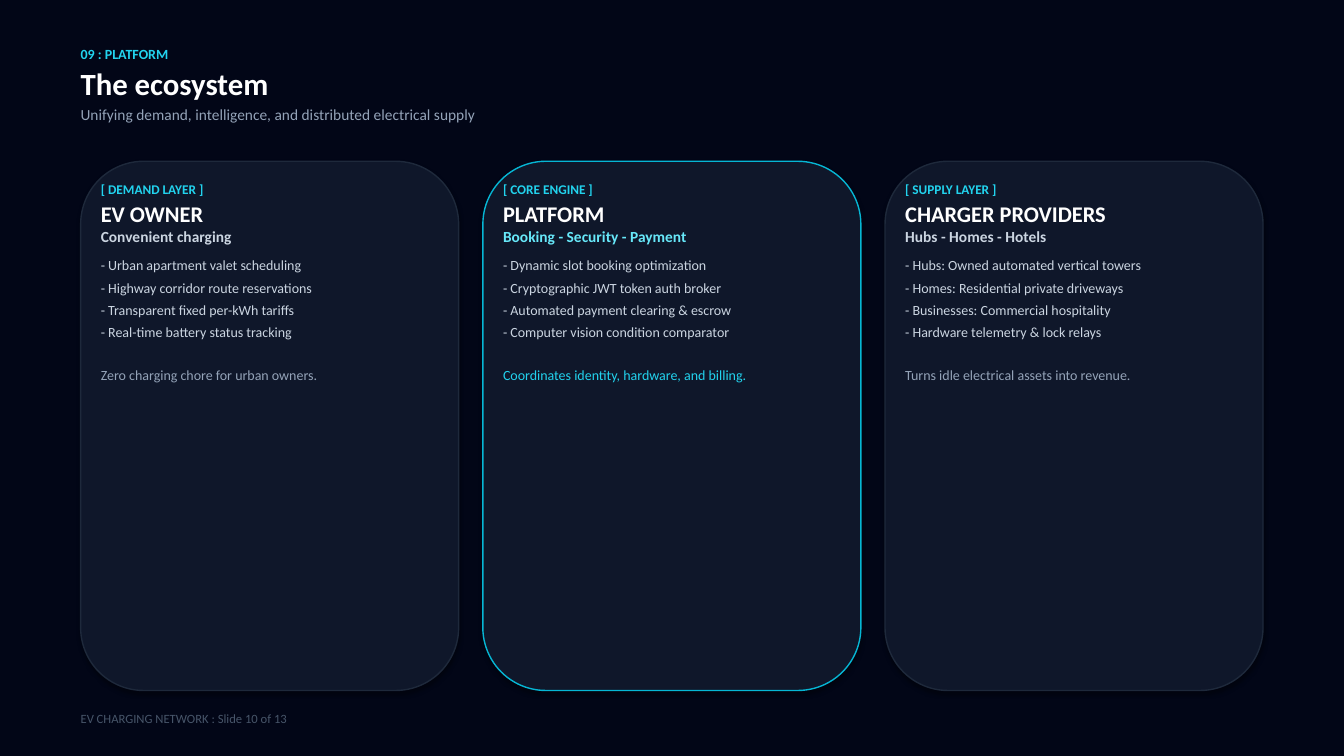
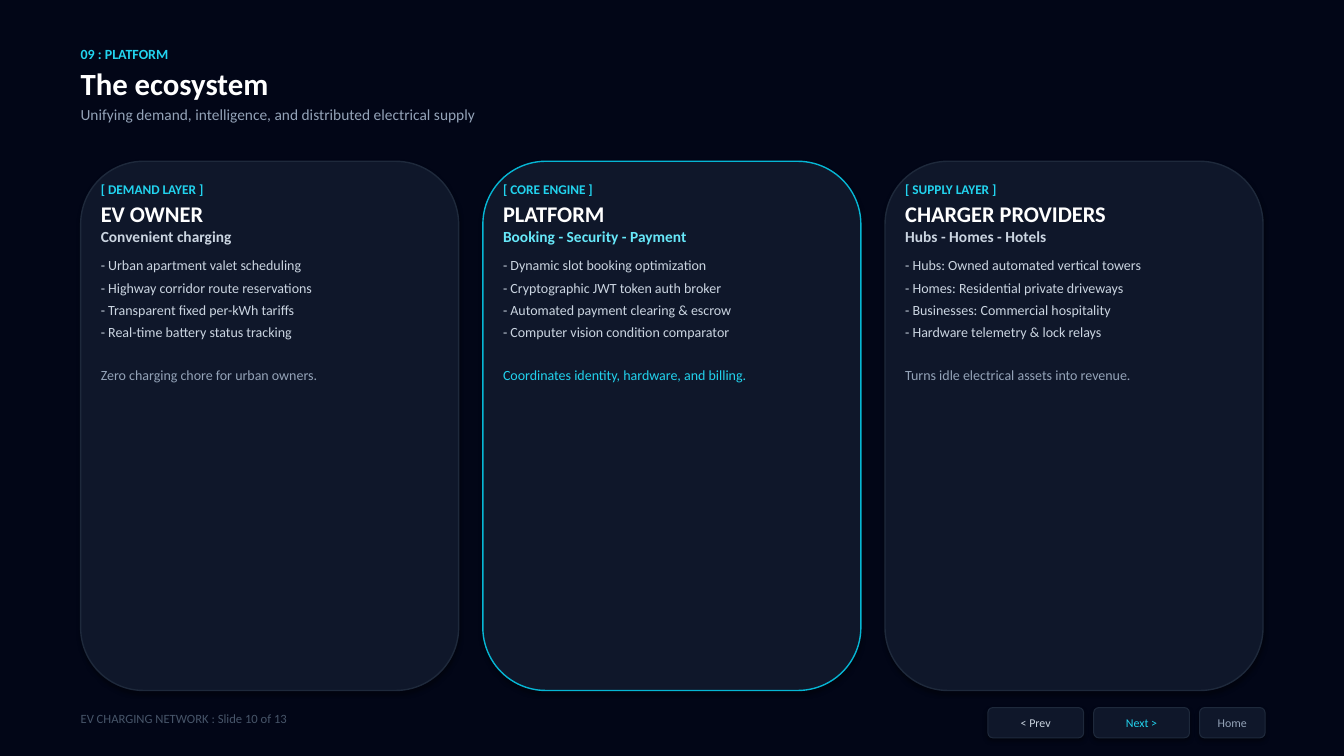
Before and after one commit to kanaseprathamesh568-a11y/ev-charging-network-presentation, a slide deck: slide 24 of EV_Charging_Network_Presentation.pptx (slide 10 before the commit). Drawn at 1344x756 pixels with LibreOffice and Linux fonts; fonts in the diff are those of the drawing. Boxes give left, top, right and bottom in pixels: in the first picture for what was removed or moved away, otherwise in the second. Text is boxed around its words. In the diff, an @@ line names an element or a change of style, - is before the commit and + after.

```diff
--- a/EV_Charging_Network_Presentation.pptx
+++ b/EV_Charging_Network_Presentation.pptx
@@ rounded rectangle added at (988,708,1084,738), fill #0F172A, outline #1E293B 0.75 pt, 8.5 pt, text #CBD5E1 @@
+< Prev
@@ rounded rectangle added at (1094,708,1190,738), fill #0F172A, outline #1E293B 0.75 pt, 8.5 pt, text #22D3EE @@
+Next >
@@ rounded rectangle added at (1200,708,1265,738), fill #0F172A, outline #1E293B 0.75 pt, 8.5 pt, text #94A3B8 @@
+Home
```
Also in this commit, not shown: 12 other slides changed, 14 slides added, 1 other file.
